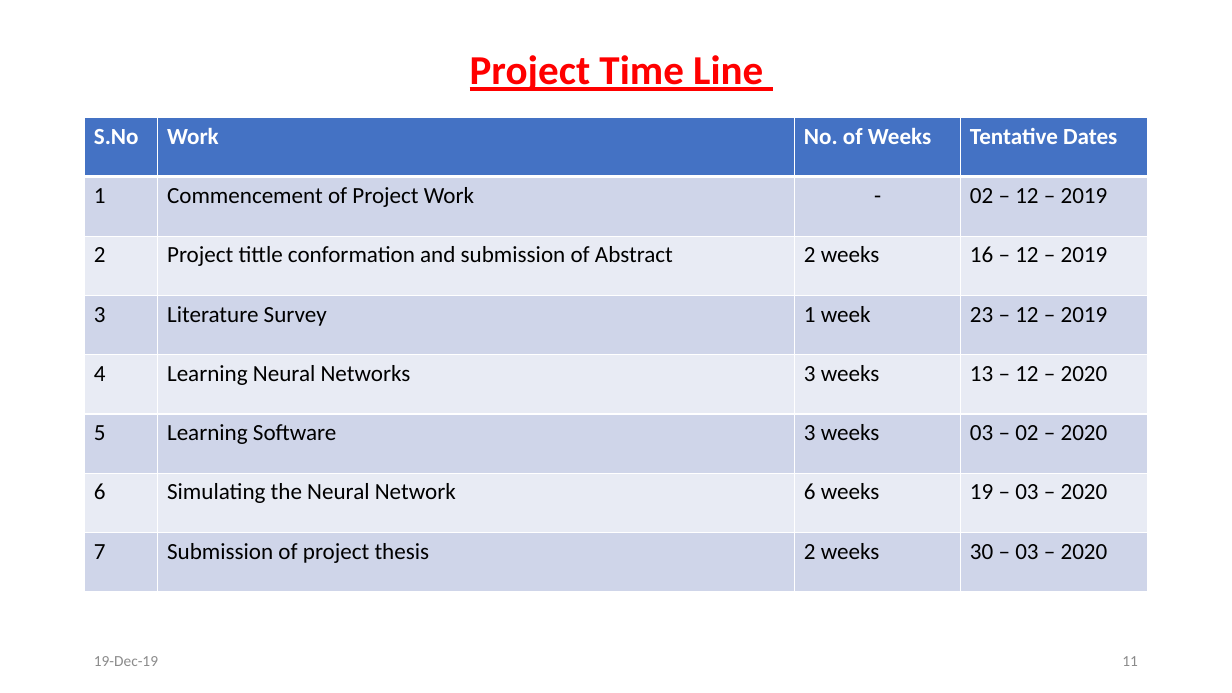
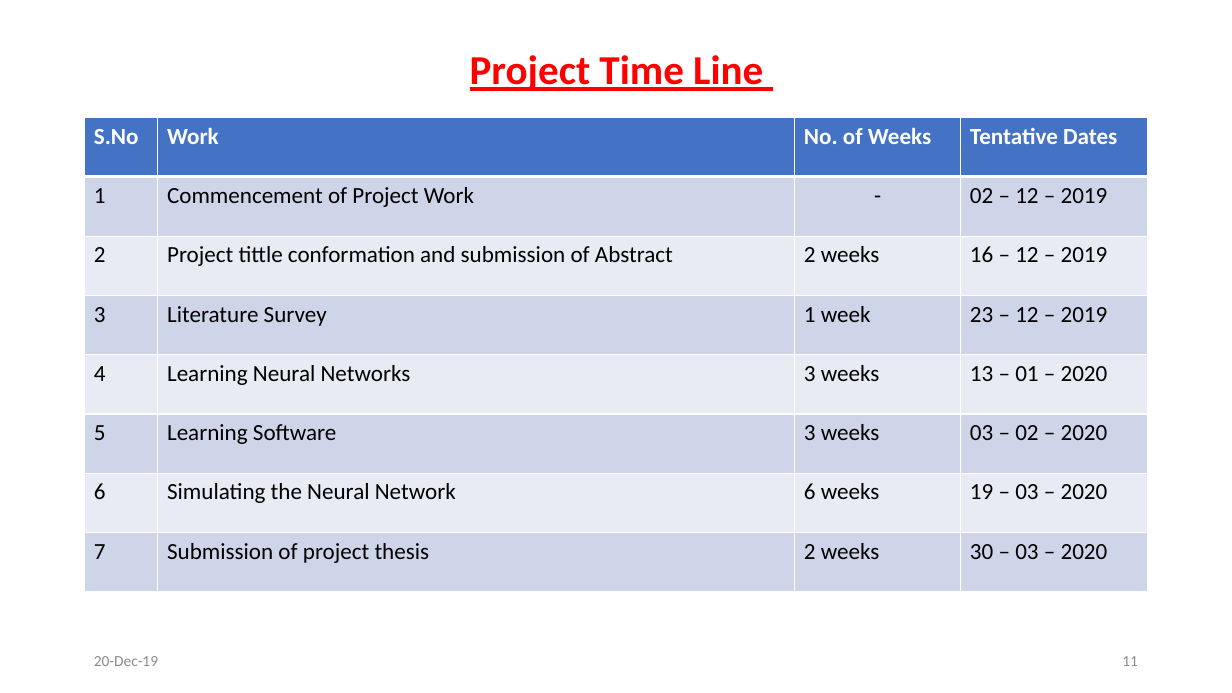
Before and after one commit to svec-final-year-project-eee/Project, a slide deck: slide 11 of First Review/First Oral Presentation.pptx. Drawn at 1232x693 pixels with LibreOffice and Linux fonts; fonts in the diff are those of the drawing. Boxes give left, top, right and bottom in pixels: in the first picture for what was removed or moved away, otherwise in the second. Text is boxed around its words. In the diff, an @@ line names an element or a change of style, - is before the commit and + after.

```diff
--- a/First Review/First Oral Presentation.pptx
+++ b/First Review/First Oral Presentation.pptx
@@ table at [85,117,1148,592] @@
-row 5, column 4: 13 – 12 – 2020
+row 5, column 4: 13 – 01 – 2020
@@ text at [94,656,158,666]: text changed @@
-19-Dec-19
+20-Dec-19
```
Also in this commit, not shown: 12 other slides changed, 2 other files.
